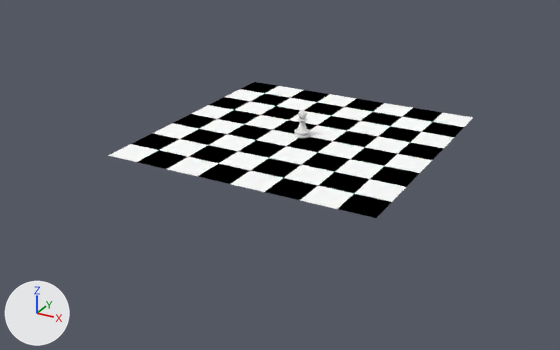
Two versions of the Blender file section4/chess_scene.blend, one commit apart.
Before and after are seen from a 50 mm lens placed at (58.9, -115.3, 49.0), pointed at (-1.7, -5.2, -6.1). Lighting does not change. The marker at lower left points along +X, +Y and +Z.

The scene before the commit, as lines of its bpy script (objects in view):
```python
me_chessboard = bpy.data.meshes.new('Chessboard')
me_chessboard.from_pydata(...)  # 144 vertices, 64 faces; spans x -24.0..24.0, y -24.0..24.0, z 0.0
# faces by material slot: [32, 32]
me_chessboard.materials.append(mat_white)  # white #ffffff
me_chessboard.materials.append(mat_black)  # black #000000
me_cylinder_001 = bpy.data.meshes.new('Cylinder.001')
me_cylinder_001.from_pydata(...)  # 2082 vertices, 2082 faces; spans x -1.5..1.5, y -1.5..1.5, z -1.0..3.7
me_cylinder_001.polygons.foreach_set('use_smooth', [True] * 2082)
ob_chessboard = bpy.data.objects.new('Chessboard', me_chessboard)
ob_chessboard.location = (0.0, 0.0, 0.0)
ob_white_pawn = bpy.data.objects.new('White Pawn', me_cylinder_001)
ob_white_pawn.location = (0.0, 0.0, 1.0)
```
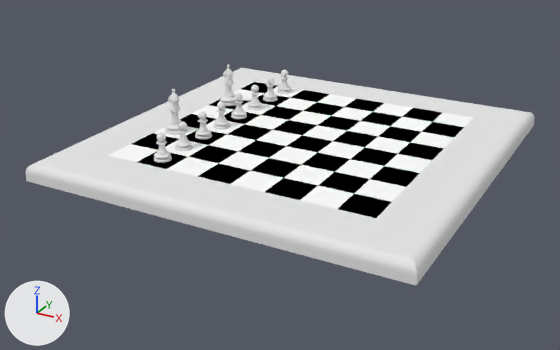
Commit message: Add chessboard border

Edits to the bpy script that builds the scene:
```text
Add mat_board_border:
    mat_board_border = diffuse_material('Board Border')
    mat_board_border.base_color = (0.8, 0.8, 0.8)  # white #e7e7e7
Add me_bishop:
    me_bishop.from_pydata(...)  # 2666 vertices, 2638 faces; spans x -1.95..6.0, y -1.95..1.95, z -7.5..0.41
    me_bishop.polygons.foreach_set('use_smooth', [True] * 2638)
Add me_cylinder_000:
    me_cylinder_000 = me_cylinder_001.copy(); me_cylinder_000.name = 'Cylinder.000'  # the mesh of ob_white_pawn
Add me_plane:
    me_plane.from_pydata(...)  # 32 vertices, 29 faces; spans x -33.5..33.5, y -33.5..33.5, z -3.0..0.0
    me_plane.materials.append(mat_board_border)  # its picture is missing
Change ob_white_pawn:
    ob_white_pawn.location: (0.0, 0.0, 1.0) -> (-15.0, 21.0, 1.0)
Add ob_bishop_000:
    ob_bishop_000 = bpy.data.objects.new('Bishop.000', me_bishop)
    ob_bishop_000.parent = ob_white_bishops
    ob_bishop_000.location = (-21.0, 9.0, 7.5)
Add ob_white_bishops:
    ob_white_bishops = bpy.data.objects.new('White Bishops', None)
    ob_white_bishops.parent = ob_white_pieces
    ob_white_bishops.location = (0.0, 0.0, 0.0)
Add ob_white_pieces:
    ob_white_pieces = bpy.data.objects.new('White Pieces', None)
    ob_white_pieces.location = (0.0, 0.0, 0.0)
Add ob_bishop_001:
    ob_bishop_001 = bpy.data.objects.new('Bishop.001', me_bishop.copy())
    ob_bishop_001.parent = ob_white_bishops
    ob_bishop_001.location = (-21.0, -9.0, 7.5)
Add ob_white_pawn_000:
    ob_white_pawn_000 = bpy.data.objects.new('White Pawn.000', me_cylinder_001)
    ob_white_pawn_000.parent = ob_white_pawns
    ob_white_pawn_000.location = (-15.0, -21.0, 1.0)
Add ob_white_pawns:
    ob_white_pawns = bpy.data.objects.new('White Pawns', None)
    ob_white_pawns.parent = ob_white_pieces
    ob_white_pawns.location = (0.0, 0.0, 0.0)
Add ob_white_pawn_001:
    ob_white_pawn_001 = bpy.data.objects.new('White Pawn.001', me_cylinder_000)
    ob_white_pawn_001.parent = ob_white_pawns
    ob_white_pawn_001.location = (-15.0, -15.0, 1.0)
Add ob_white_pawn_002:
    ob_white_pawn_002 = bpy.data.objects.new('White Pawn.002', me_cylinder_000)
    ob_white_pawn_002.parent = ob_white_pawns
    ob_white_pawn_002.location = (-15.0, -9.0, 1.0)
Add ob_white_pawn_003:
    ob_white_pawn_003 = bpy.data.objects.new('White Pawn.003', me_cylinder_000)
    ob_white_pawn_003.parent = ob_white_pawns
    ob_white_pawn_003.location = (-15.0, -3.0, 1.0)
Add ob_white_pawn_004:
    ob_white_pawn_004 = bpy.data.objects.new('White Pawn.004', me_cylinder_000)
    ob_white_pawn_004.parent = ob_white_pawns
    ob_white_pawn_004.location = (-15.0, 3.0, 1.0)
Add ob_white_pawn_005:
    ob_white_pawn_005 = bpy.data.objects.new('White Pawn.005', me_cylinder_000)
    ob_white_pawn_005.parent = ob_white_pawns
    ob_white_pawn_005.location = (-15.0, 9.0, 1.0)
Add ob_white_pawn_006:
    ob_white_pawn_006 = bpy.data.objects.new('White Pawn.006', me_cylinder_000)
    ob_white_pawn_006.parent = ob_white_pawns
    ob_white_pawn_006.location = (-15.0, 15.0, 1.0)
Add ob_chessboard_border:
    ob_chessboard_border = bpy.data.objects.new('Chessboard Border', me_plane)
    ob_chessboard_border.location = (0.0, 0.0, 0.0)
```

Where the change shows, as pixel boxes [x1, y1, x2, y2] in the pictures (560 x 350 px):
'Chessboard Border', added: after [25, 68, 535, 286]
'White Pawn', moved: before [294, 110, 311, 138]; after [277, 70, 292, 94]
'Bishop.001', added: after [165, 89, 181, 135]
'Bishop.000', added: after [220, 65, 236, 106]
'White Pawn.000', added: after [153, 132, 172, 163]
'White Pawn.001', added: after [175, 121, 193, 151]
'White Pawn.002', added: after [195, 111, 212, 140]
'White Pawn.003', added: after [214, 102, 230, 129]
'White Pawn.004', added: after [231, 93, 247, 120]
'White Pawn.005', added: after [247, 85, 263, 110]
'White Pawn.006', added: after [263, 77, 278, 102]
